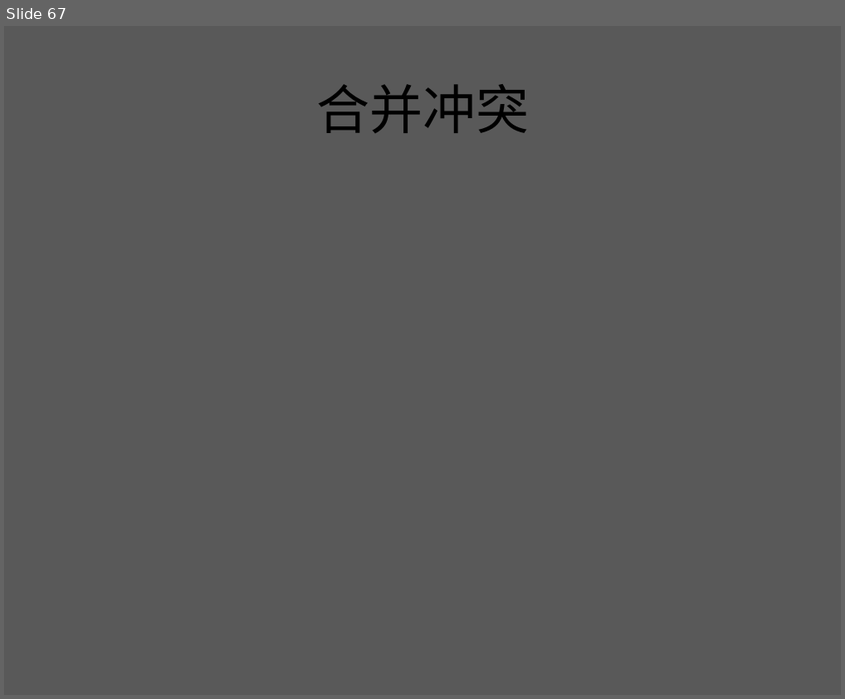
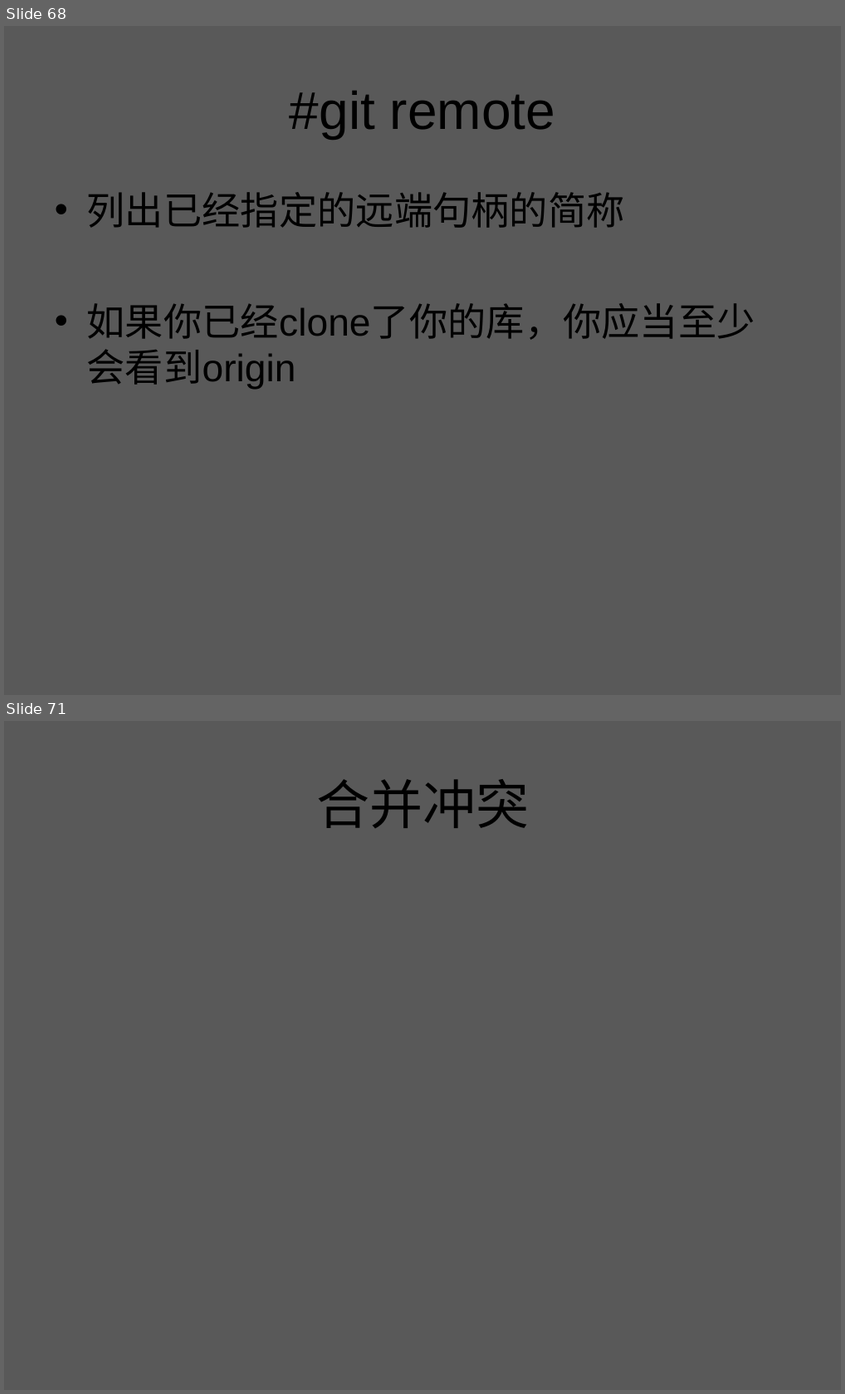
Before and after one commit to zhuxiaosheng/code, a slide deck: git.ppt. Shown one above the other, each under a label of ours: slide 67 before the commit, slides 68 and 71 after it; the slides between them are not shown. The pictures are 845x699 and 845x1394 pixels, drawn with LibreOffice and Linux fonts; fonts in the diff are those of the drawing; background and template pictures are left out. Boxes give left, top, right and bottom in pixels: in the first picture for what was removed or moved away, otherwise in the second. Text is boxed around its words. In the diff, an @@ line names an element or a change of style, - is before the commit and + after.

```diff
--- a/git.ppt
+++ b/git.ppt
@@ slide 68 added at box(4, 26, 841, 695), background picture (left out) @@
@@ title added at box(290, 91, 555, 139), 36 pt, text #000000 @@
+#git remote
@@ text added at box(87, 192, 755, 390), 26 pt, text #000000 @@
+• 列出已经指定的远端句柄的简称
+• 如果你已经clone了你的库，你应当至少会看到origin
@@ what was slide 67 is now slide 71 @@
```
Also in this commit, not shown: 3 slides changed, 6 other slides added, 1 slide removed.
